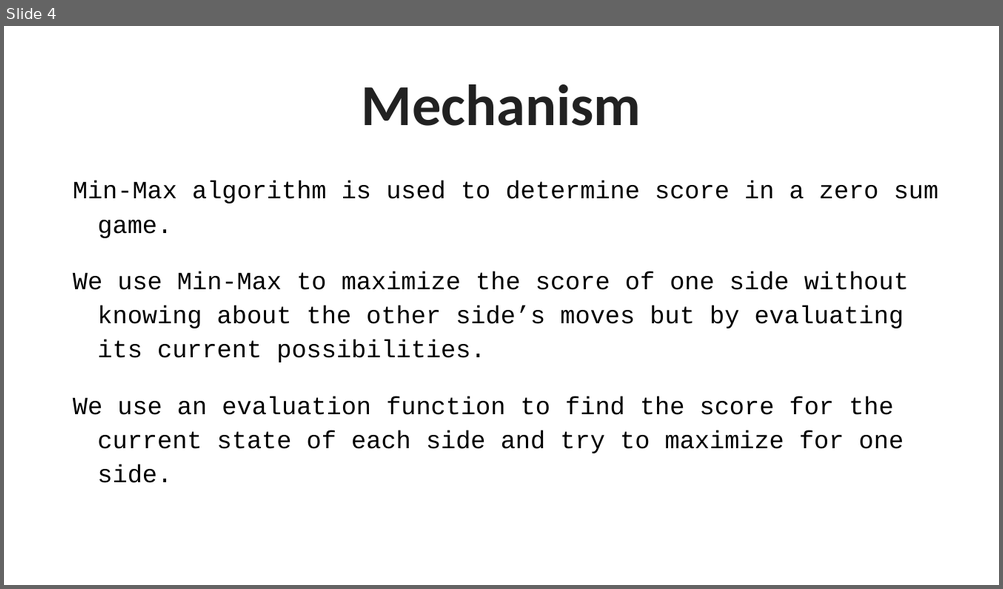
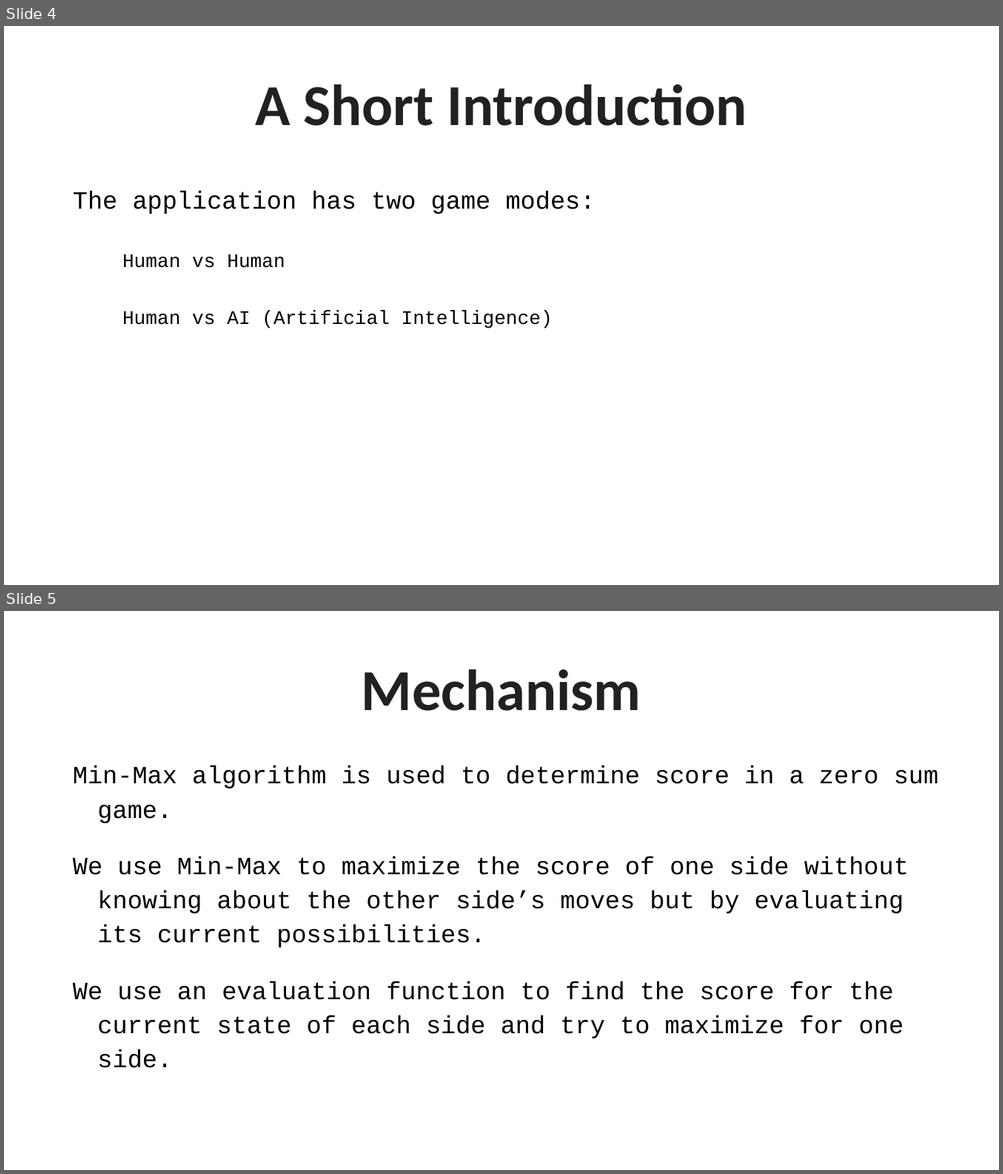
Before and after one commit to fardeenmohd/Chess-Masters, a slide deck: Chess With Min Max Algorithm.pptx. Shown one above the other, each under a label of ours: slide 4 before the commit, slides 4 and 5 after it. The pictures are 1003x589 and 1003x1174 pixels, drawn with LibreOffice and Linux fonts; fonts in the diff are those of the drawing. Boxes give left, top, right and bottom in pixels: in the first picture for what was removed or moved away, otherwise in the second. Text is boxed around its words. In the diff, an @@ line names an element or a change of style, - is before the commit and + after.

```diff
--- a/Chess With Min Max Algorithm.pptx
+++ b/Chess With Min Max Algorithm.pptx
@@ slide 4 added at [4, 26, 999, 585], background #FFFFFF @@
@@ title added at [256, 84, 747, 126], 42 pt, text #212121, bold @@
+A Short Introduction
@@ text added at [73, 191, 595, 329], 14 pt, text #000000 @@
+The application has two game modes:
+  Human vs Human
+  Human vs AI (Artificial Intelligence)
@@ what was slide 4 is now slide 5 @@
```
Also in this commit, not shown: 1 slide changed, 5 other slides added.
